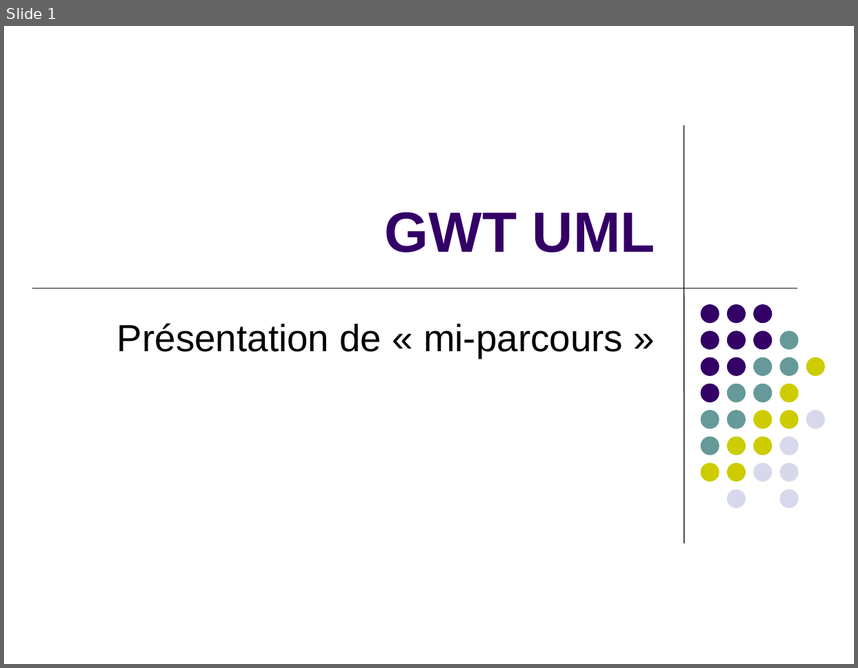
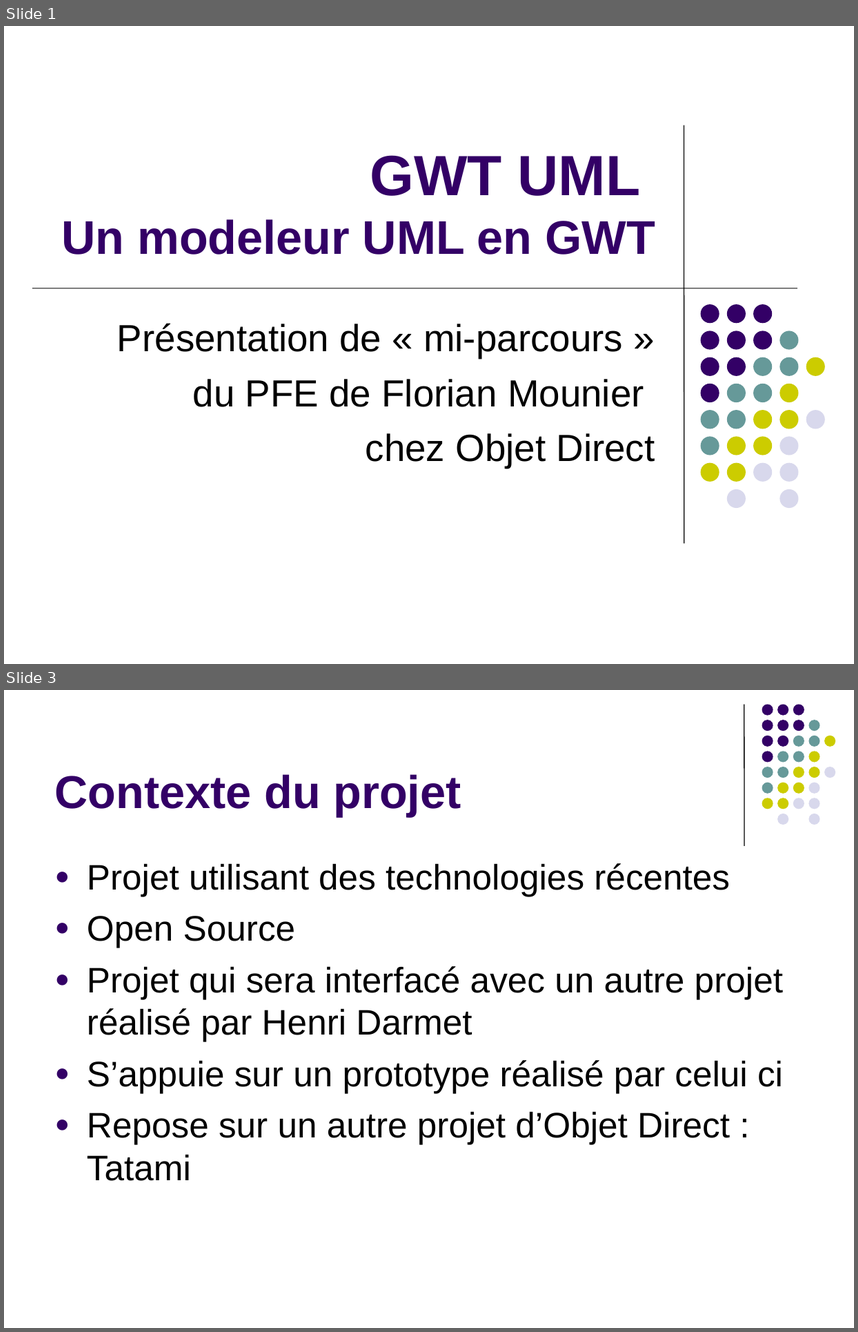
Before and after one commit to raphaelbrugier/gwtuml, a slide deck: wiki/PresentationSoutenanceMiParcours.ppt. Shown one above the other, each under a label of ours: slide 1 before the commit, slides 1 and 3 after it; the slides between them are not shown. The pictures are 858x668 and 858x1332 pixels, drawn with LibreOffice and Linux fonts; fonts in the diff are those of the drawing. Boxes give left, top, right and bottom in pixels: in the first picture for what was removed or moved away, otherwise in the second. Text is boxed around its words. In the diff, an @@ line names an element or a change of style, - is before the commit and + after.

```diff
--- a/wiki/PresentationSoutenanceMiParcours.ppt
+++ b/wiki/PresentationSoutenanceMiParcours.ppt
@@ slide 3 added at [4, 690, 854, 1328], background #FFFFFF @@
@@ line added from (744, 704) to (744, 845), #000000 0.74 pt @@
@@ title added at [55, 774, 461, 816], 39 pt, text #330066, bold @@
+Contexte du projet
@@ group added at [762, 704, 835, 825]: 31 ellipses @@
@@ text added at [87, 863, 783, 1181], 30 pt, text #000000 @@
+● Projet utilisant des technologies récentes
+● Open Source
+● Projet qui sera interfacé avec un autre projet réalisé par Henri Darmet
+● S’appuie sur un prototype réalisé par celui ci
+● Repose sur un autre projet d’Objet Direct : Tatami
@@ slide 1 changed as well @@
@@ title at [61, 155, 655, 254]: text changed; size 48 to 40 pt @@
-GWT UML
+GWT UML
+Un modeleur UML en GWT
@@ subtitle at [193, 379, 655, 468]: paragraphs added @@
+du PFE de Florian Mounier
+chez Objet Direct
```
Also in this commit, not shown: 1 other slide changed, 12 other slides added, 7 slides removed, 1 other file.
